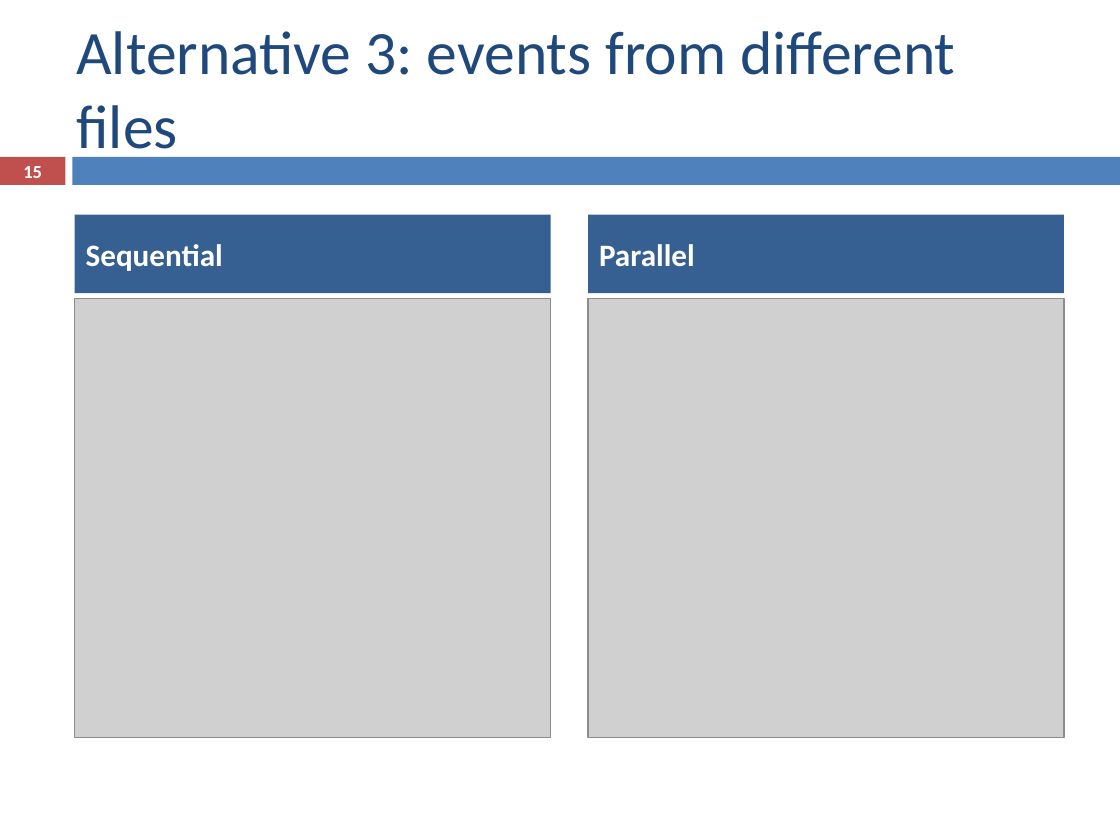
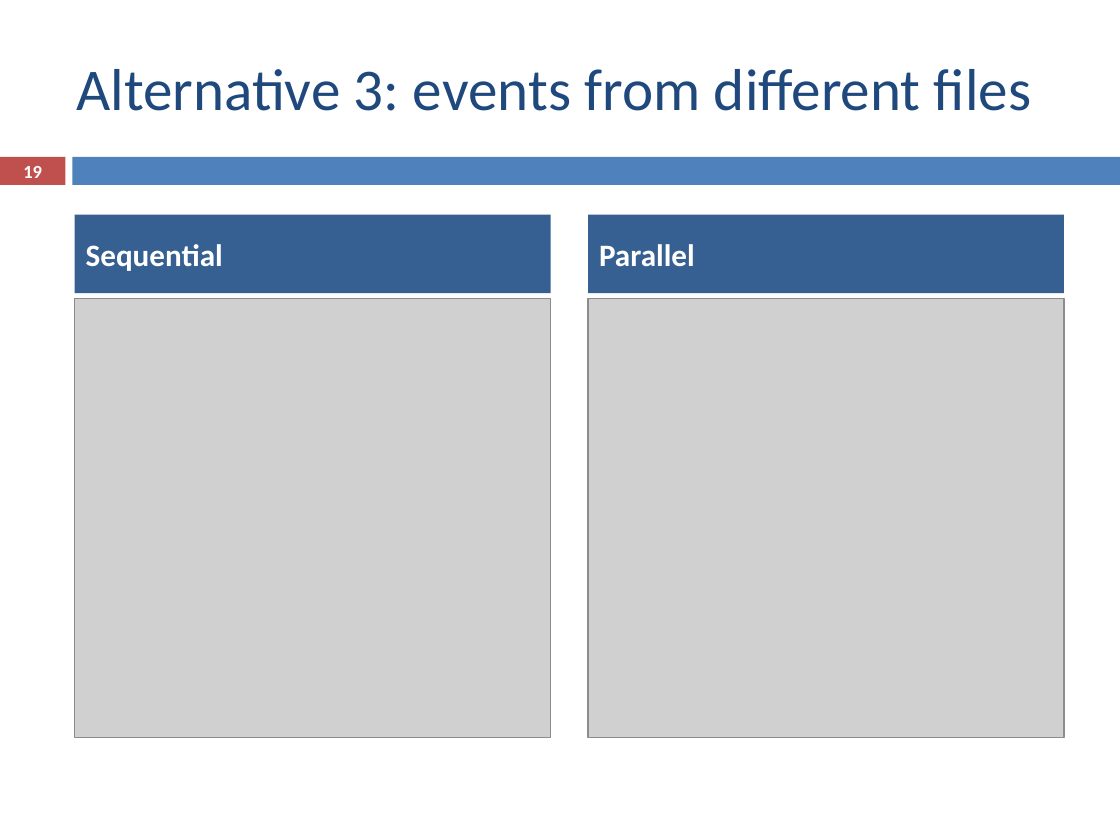
Before and after one commit to ampereira/mscthesis-liptool, a slide deck: slide 19 of doc/partial presentation/partial_presentation.pptx (slide 15 before the commit). Drawn at 1120x840 pixels with LibreOffice and Linux fonts; fonts in the diff are those of the drawing; grey boxes stand for pictures. Boxes give left, top, right and bottom in pixels: in the first picture for what was removed or moved away, otherwise in the second. Text is boxed around its words. In the diff, an @@ line names an element or a change of style, - is before the commit and + after.

```diff
--- a/doc/partial presentation/partial_presentation.pptx
+++ b/doc/partial presentation/partial_presentation.pptx
@@ title "Alternative 3: events from different ..." at bbox=[76, 69, 1031, 111]: size 39.6 to 38 pt @@
@@ page number at bbox=[23, 166, 42, 178]: text changed @@
-15
+19
```
Also in this commit, not shown: 7 other slides changed, 4 slides added, 1 other file.
